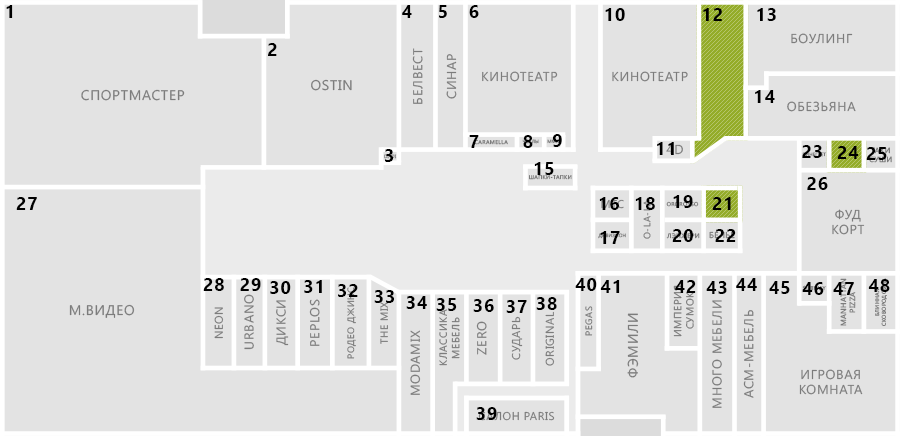
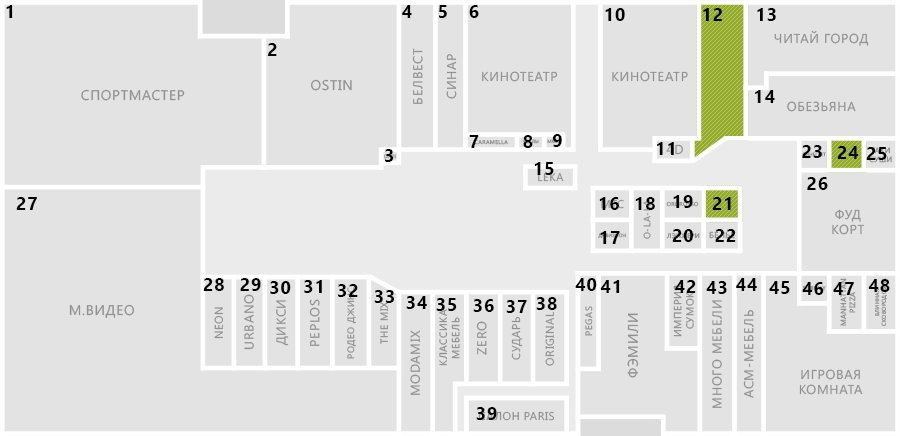
Two versions of the same layered image (900x436). Layer-by-layer changes:
removed layer "Original" from group "кор" over [545,312,554,366]
removed layer "Классика Мебель" from group "кор" over [439,309,460,365]
removed layer "Modamix" from group "кор" over [410,330,420,395]
removed layer "Родео джинс" from group "кор" over [347,287,356,359]
removed layer "Дикси" from group "кор" over [276,300,288,345]
removed layer "аСМ-мебель" from group "кор" over [744,310,754,398]
removed layer "Много мебели" from group "кор" over [712,300,722,408]
removed layer "Империя сумок" from group "кор" over [674,286,694,336]
removed layer "Фуд корт" from group "кор" over [832,209,864,235]
removed layer "Обезьяна" from group "кор" over [787,101,856,112]
removed layer "Боулинг" from group "кор" over [791,33,853,44]
removed layer "Салон Paris" from group "кор" over [479,412,554,421]
removed layer "Игровая комната" from group "кор" over [800,369,862,395]
removed layer "Блинная сковородовна" from group "кор" over [875,278,887,326]
removed layer "Manhattan pizza" from group "кор" over [840,278,856,326]
removed layer "синар" from group "кор" over [446,54,457,99]
removed layer "Белвест" from group "кор" over [413,48,423,104]
removed layer "Urbano" from group "кор" over [244,294,254,349]
removed layer "Кинотеатр" (1st of 2, in "кор") from group "кор" over [482,71,557,82]
removed layer "Фэмили" from group "кор" over [627,313,638,378]
removed layer "М.видео" from group "кор" over [70,305,134,318]
removed layer "Спортмастер" from group "кор" over [81,90,184,101]
removed layer "Кинотеатр" (2nd of 2, in "кор") from group "кор" over [612,71,688,82]
added layer "Слой 1" (60%) in group "кор" over [70,30,892,421]
…and 22 more changes (22 removed)
